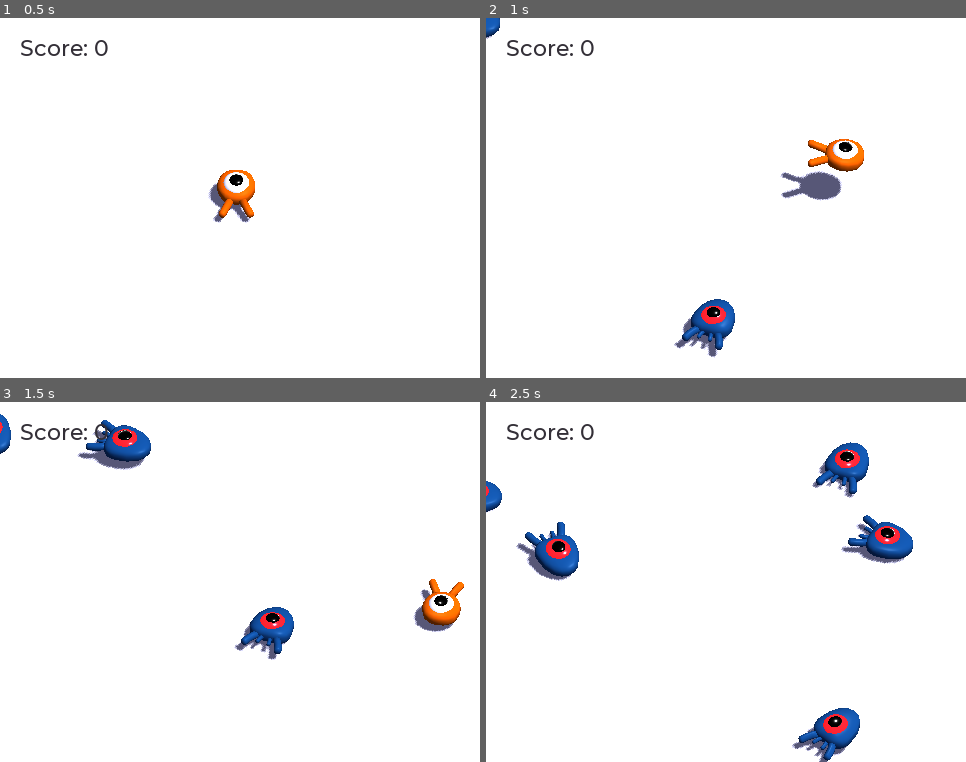
Above: before the commit, frames 1-4 (two rows, left to right).
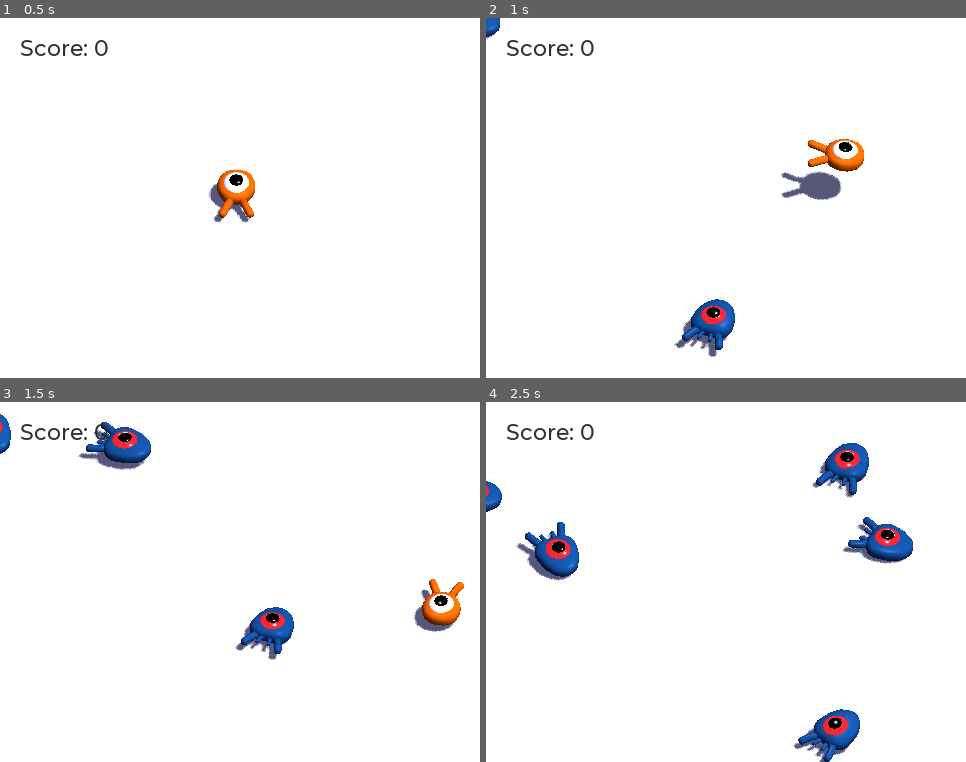
Above: after the commit, the same moments.

Repository: godotengine/godot-3d-dodge-the-creeps
Game: Godot game, scene res://Main.tscn
Same seed, same stepped clock (60 frames per second), same inputs: the game is played once before the commit and once after it.
Inputs:
- Up to frame 1 (0.5 s): no input
- Up to frame 2 (1 s): tap Enter (ui_accept) at 0.5 s; hold Right (move_right) from 0.53 s (still down); tap Space (jump) at 0.77 s
- Up to frame 3 (1.5 s): release Right (move_right) at 1.28 s; hold Down (move_down) from 1.28 s (still down)
- Up to frame 4 (2.5 s): tap Space (jump) at 1.52 s; release Down (move_down) at 2.03 s; hold Right (move_right) from 2.03 s (still down)

Frame 1 is identical in both runs. In frame 2, less than 0.1% of the frame differs, in the area x 39-52%, y 78-93%; in frame 3, 0.5%; in frame 4, 1.1%, in the area x 8-89%, y 11-100%.

Commit message:
Update physics layers and masks

Diff:
--- a/dodge_the_creeps_3d/Main.tscn
+++ b/dodge_the_creeps_3d/Main.tscn
@@ -32,7 +32,7 @@
 [node name="Ground" type="StaticBody" parent="."]
 transform = Transform( 1, 0, 0, 0, 1, 0, 0, 0, 1, 0, -1, 0 )
 collision_layer = 4
-collision_mask = 2147483648
+collision_mask = 0
 
 [node name="CollisionShape" type="CollisionShape" parent="Ground"]
 shape = SubResource( 1 )
@@ -62,29 +62,29 @@
 [node name="MeshInstance" type="MeshInstance" parent="Cylinders"]
 transform = Transform( 1, 0, 0, 0, 1, 0, 0, 0, 1, 6, 0, -15 )
 mesh = SubResource( 3 )
-material/0 = SubResource( 5 )
+material/0 = SubResource( 4 )
 
 [node name="MeshInstance3" type="MeshInstance" parent="Cylinders"]
 transform = Transform( 1, 0, 0, 0, 1, 0, 0, 0, 1, -21, 0, -15 )
 mesh = SubResource( 3 )
-material/0 = SubResource( 5 )
+material/0 = SubResource( 4 )
 
 [node name="MeshInstance2" type="MeshInstance" parent="Cylinders"]
 transform = Transform( 1, 0, 0, 0, 1, 0, 0, 0, 1, -21, 0, 16 )
 mesh = SubResource( 3 )
-material/0 = SubResource( 5 )
+material/0 = SubResource( 4 )
 
 [node name="MeshInstance4" type="MeshInstance" parent="Cylinders"]
 transform = Transform( 1, 0, 0, 0, 1, 0, 0, 0, 1, 6, 0, 16 )
 mesh = SubResource( 3 )
-material/0 = SubResource( 5 )
+material/0 = SubResource( 4 )
 
 [node name="SpawnPath" type="Path" parent="."]
 transform = Transform( 1, 0, 0, 0, 1, 0, 0, 0, 1, 0, 1, 0 )
-curve = SubResource( 4 )
+curve = SubResource( 5 )
 
 [node name="SpawnLocation" type="PathFollow" parent="SpawnPath"]
-transform = Transform( -0.424092, 0, -0.90562, 0, 1, 0, 0.90562, 0, -0.424092, -12, 0, -11.9198 )
+transform = Transform( -0.458285, 0, -0.888805, 0, 1, 0, 0.888805, 0, -0.458285, -12.9746, 0, -14.9397 )
 offset = 26.9729
 rotation_mode = 1
 cubic_interp = false
--- a/dodge_the_creeps_3d/Mob.tscn
+++ b/dodge_the_creeps_3d/Mob.tscn
@@ -39,7 +39,7 @@
 ]]
 transform = Transform( 1, 0, 0, 0, 1, 0, 0, 0, 1, 0, 0.0114588, 0 )
 collision_layer = 2
-collision_mask = 2147483653
+collision_mask = 2147483648
 script = ExtResource( 1 )
 
 [node name="Pivot" type="Spatial" parent="."]
--- a/dodge_the_creeps_3d/Player.tscn
+++ b/dodge_the_creeps_3d/Player.tscn
@@ -39,10 +39,8 @@
 radius = 0.907607
 height = 0.1438
 
-[node name="Player" type="KinematicBody" groups=[
-"player",
-]]
-collision_mask = 6
+[node name="Player" type="KinematicBody"]
+collision_mask = 2147483654
 script = ExtResource( 1 )
 
 [node name="Pivot" type="Spatial" parent="."]
Not shown: 1 places in dodge_the_creeps_3d/Main.tscn that only renumber resources
